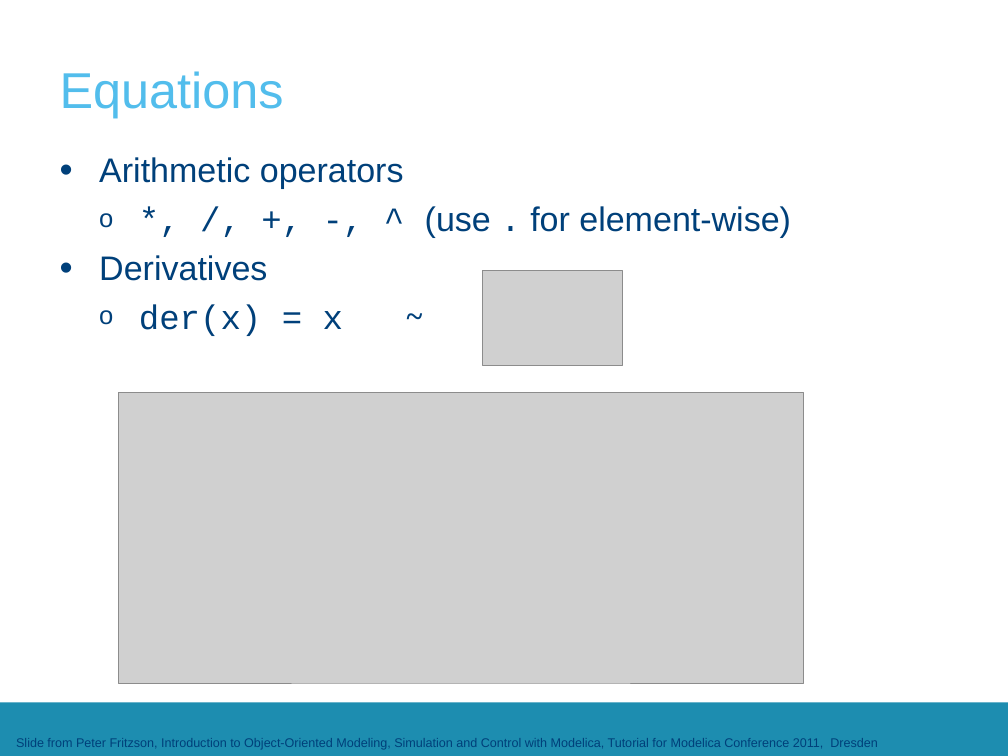
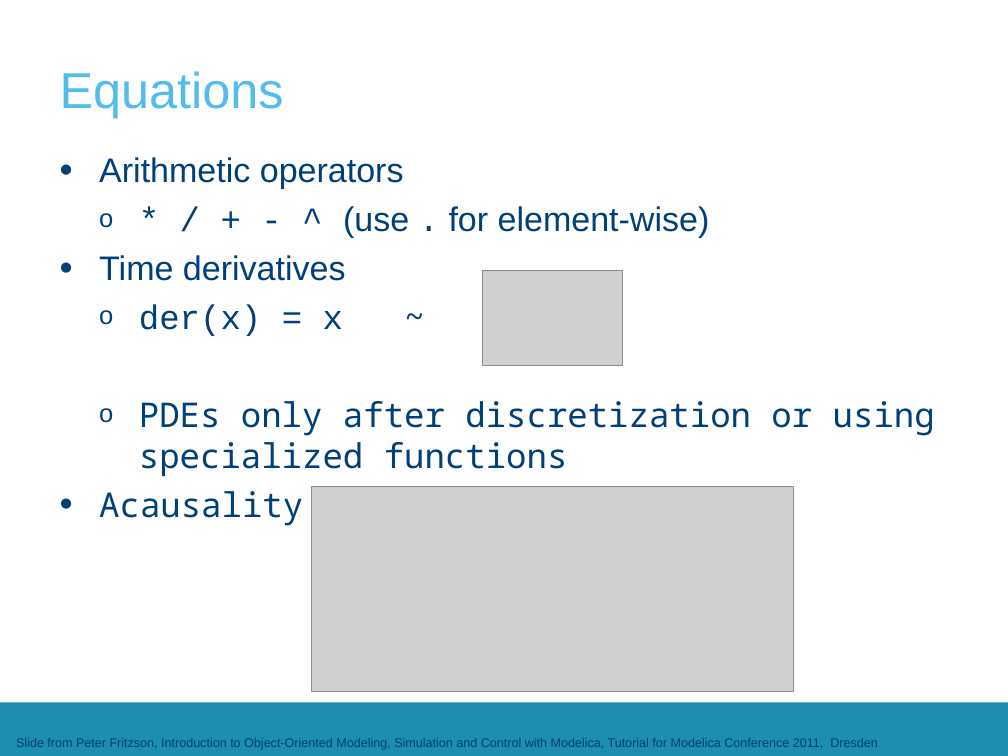
Before and after one commit to open-ideas/__CrashCourse__, a slide deck: slide 27 of 2017-2018/Presentations/CrashCourse_2016.pptx (slide 21 before the commit). Drawn at 1008x756 pixels with LibreOffice and Linux fonts; fonts in the diff are those of the drawing; grey boxes stand for pictures; background and template pictures are left out. Boxes give left, top, right and bottom in pixels: in the first picture for what was removed or moved away, otherwise in the second. Text is boxed around its words. In the diff, an @@ line names an element or a change of style, - is before the commit and + after.

```diff
--- a/2017-2018/Presentations/CrashCourse_2016.pptx
+++ b/2017-2018/Presentations/CrashCourse_2016.pptx
@@ text at [99,206,710,281]: text changed @@
-  o *, /, +, -, ^ (use . for element-wise)
-• Derivatives
+  o * / + - ^ (use . for element-wise)
+• Time derivatives
@@ text at [99,401,935,526]: paragraphs added @@
+  o PDEs only after discretization or using specialized functions
+• Acausality
@@ picture: place and size @@
-picture at [118,392,803,683]
+picture at [311,487,793,691]
```
Also in this commit, not shown: 14 other slides changed, 14 slides added, 10 slides removed.
